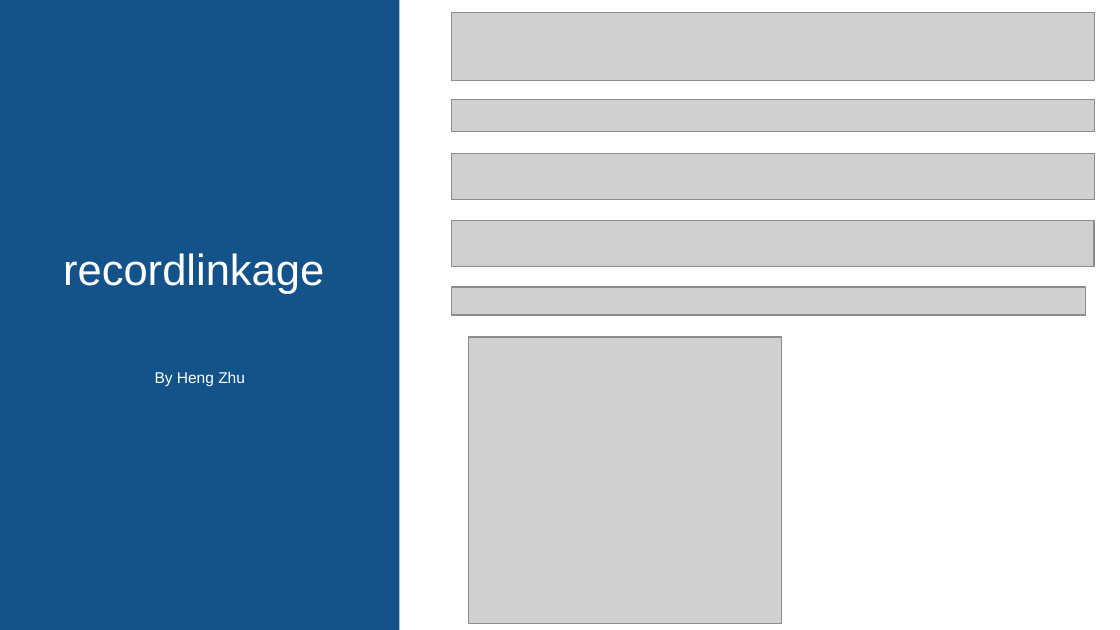
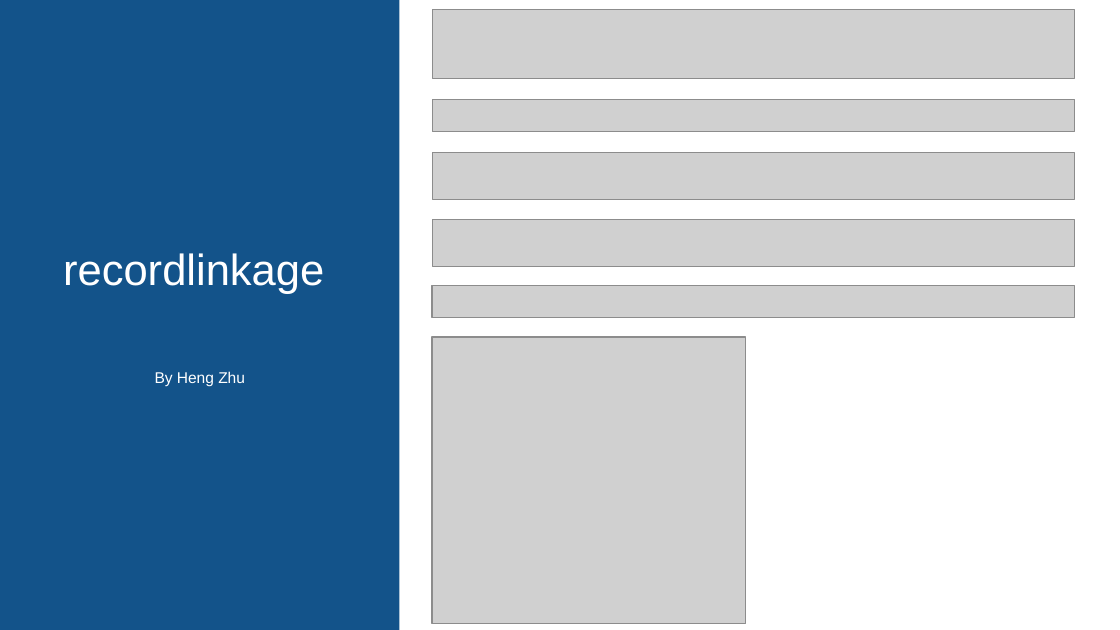
Before and after one commit to bya-kuya/5210, a slide deck: slide 6 of presentation/5210 Group Presentation.pptx. Drawn at 1120x630 pixels with LibreOffice and Linux fonts; fonts in the diff are those of the drawing; grey boxes stand for pictures. Boxes give left, top, right and bottom in pixels: in the first picture for what was removed or moved away, otherwise in the second. Text is boxed around its words. In the diff, an @@ line names an element or a change of style, - is before the commit and + after.

```diff
--- a/presentation/5210 Group Presentation.pptx
+++ b/presentation/5210 Group Presentation.pptx
@@ 4 pictures: place and size @@
-4 pictures at (451,12,1094,267)
+4 pictures at (432,10,1075,265)
@@ picture: place and size @@
-picture at (451,287,1085,315)
+picture at (432,286,1075,318)
@@ picture: place and size @@
-picture at (468,337,782,624)
+picture at (432,337,746,624)
```
Also in this commit, not shown: 1 other slide changed.
